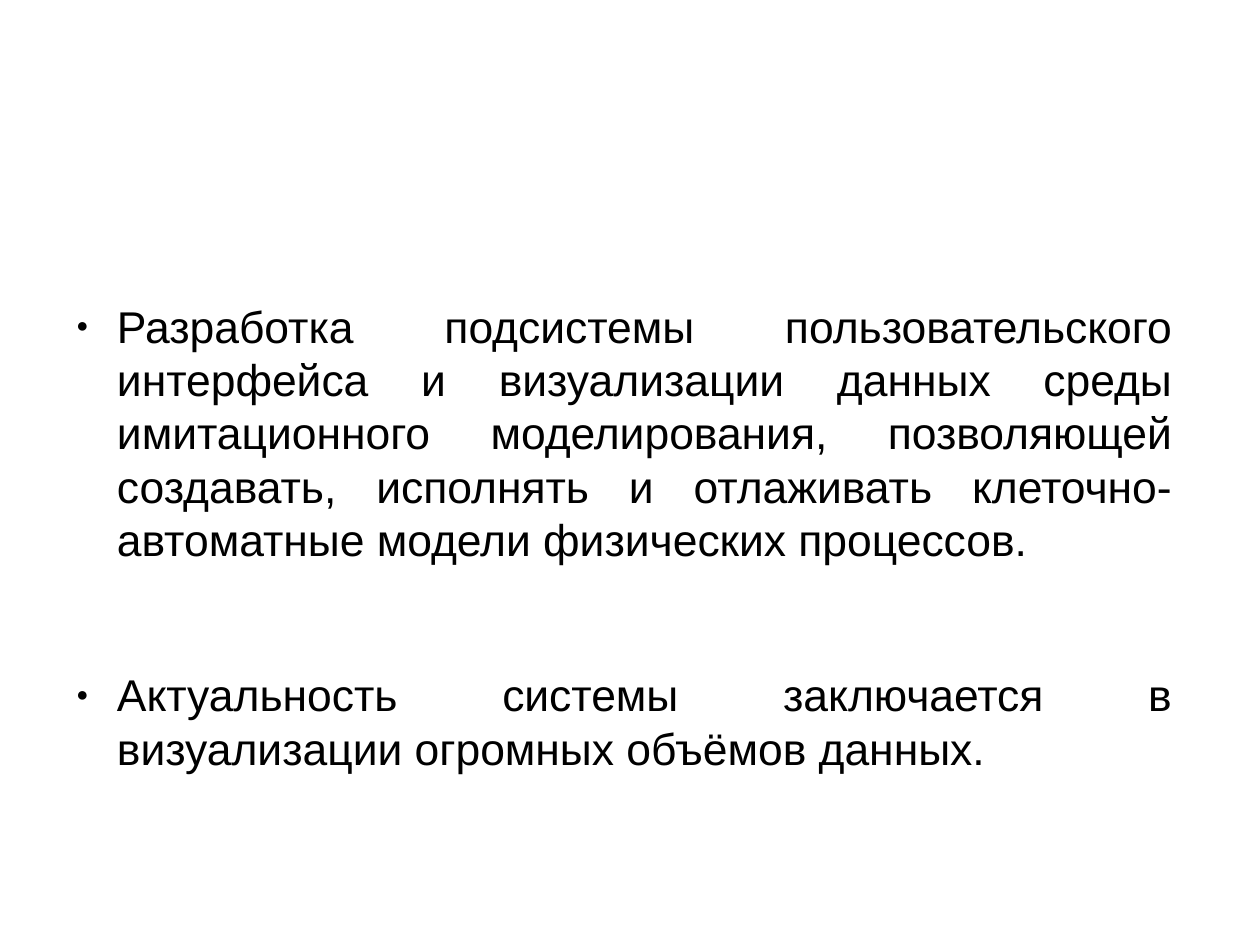
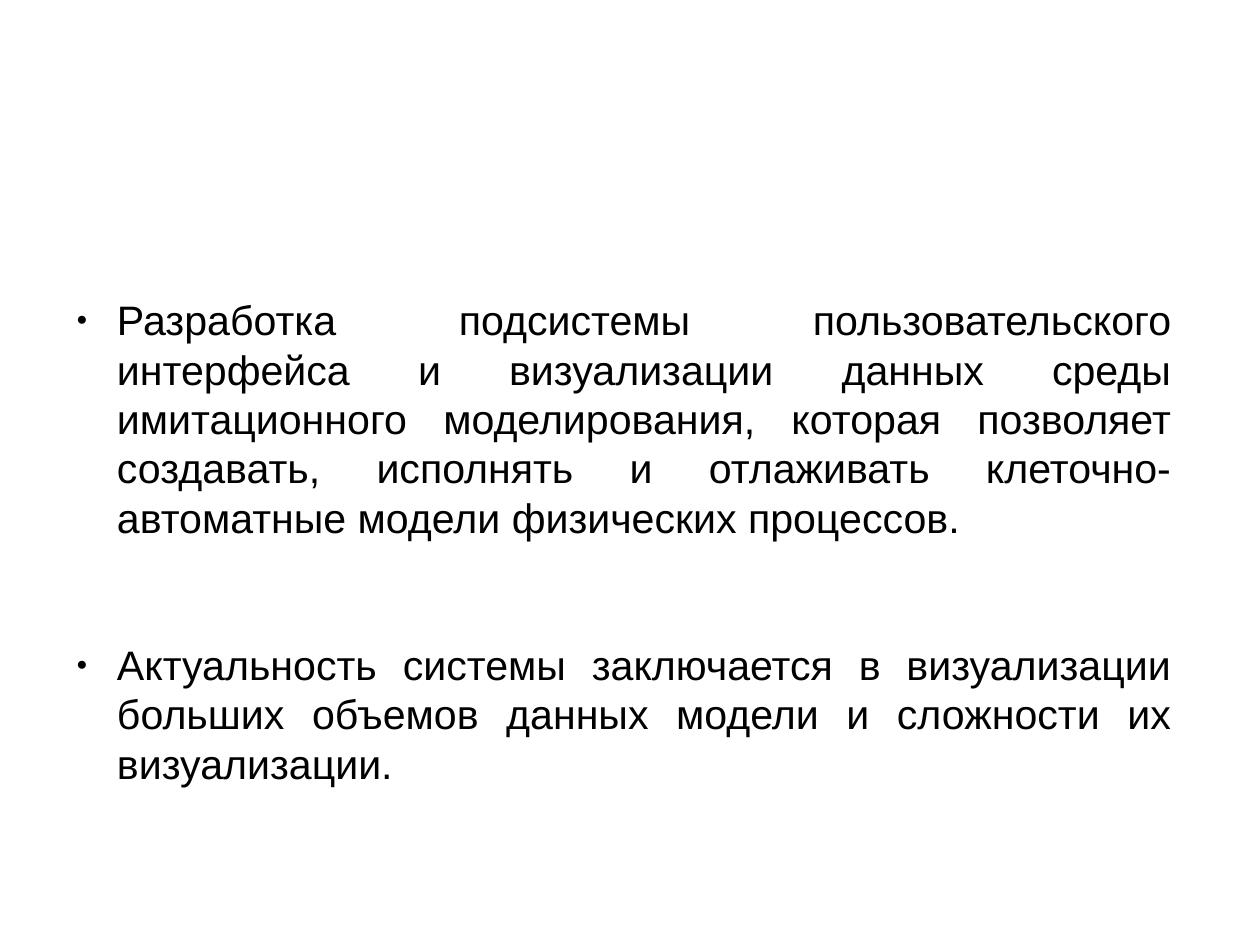
Before and after one commit to zaic/cavis, a slide deck: slide 4 of doc/issc.odp. Drawn at 1260x945 pixels with LibreOffice and Linux fonts; fonts in the diff are those of the drawing; background and template pictures are left out. Boxes give left, top, right and bottom in pixels: in the first picture for what was removed or moved away, otherwise in the second. Text is boxed around its words. In the diff, an @@ line names an element or a change of style, - is before the commit and + after.

```diff
--- a/doc/issc.odp
+++ b/doc/issc.odp
@@ text at box(117, 305, 1171, 787): text changed; size 28 to 25.9 pt @@
-● Разработка подсистемы пользовательского интерфейса и визуализации данных среды имитационного моделирования, позволяющей создавать, исполнять и отлаживать клеточно-автоматные модели физических процессов.
-● Актуальность системы заключается в визуализации огромных объёмов данных.
+● Разработка подсистемы пользовательского интерфейса и визуализации данных среды имитационного моделирования, которая позволяет создавать, исполнять и отлаживать клеточно-автоматные модели физических процессов.
+● Актуальность системы заключается в визуализации больших объемов данных модели и сложности их визуализации.
```
Also in this commit, not shown: 7 other slides changed, 2 slides added, 1 slide removed, 3 other files.
